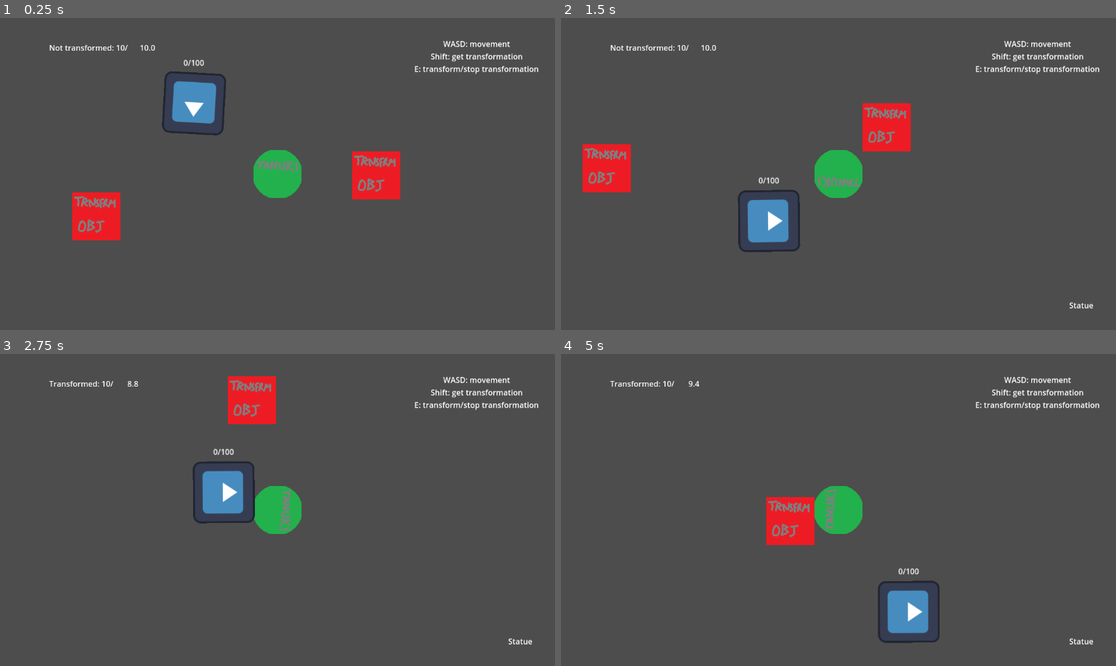
Above: before the commit, frames 1-4 (two rows, left to right).
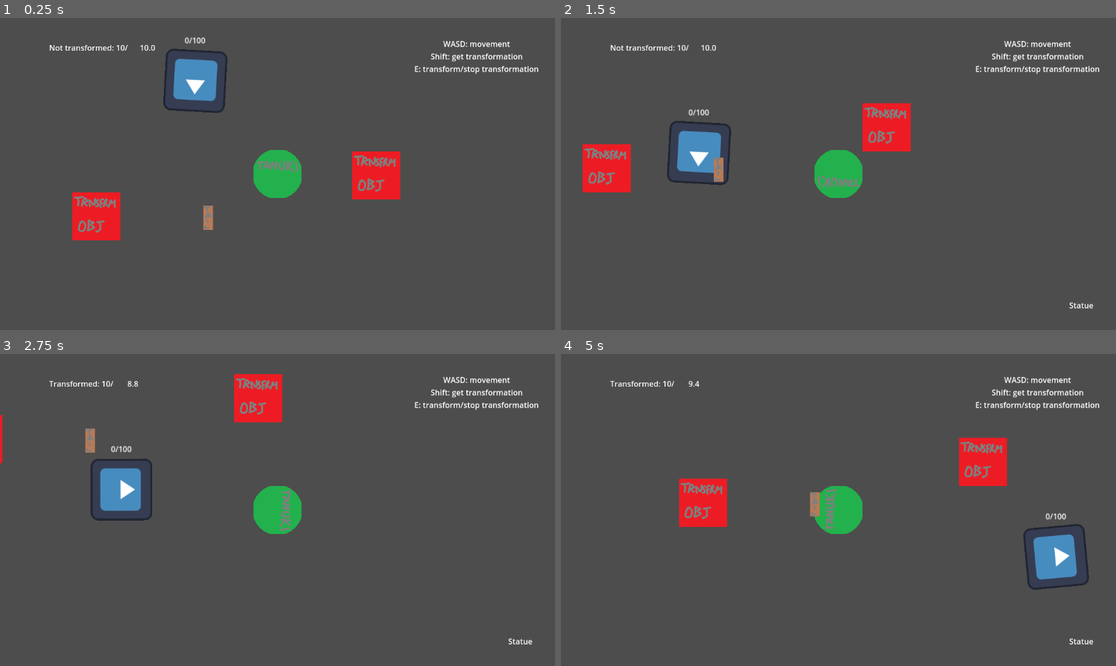
Above: after the commit, the same moments.

Repository: FinalExa/Tanuki
Game: Godot game, scene res://_Scenes/player_transform_test.tscn
Two runs of this game, one before a commit and one after it. Both use one fixed random seed, a clock stepped at 60 frames per second and the inputs below. The engine's default icon, where the game draws it, is replaced by a stand-in: a white triangle on a blue panel in a dark square.
Inputs:
- Up to frame 1 (0.25 s): no input
- Up to frame 2 (1.5 s): hold D (right) 0.53-1.28 s; tap E (transformation) at 0.6 s; hold S (down) from 1.28 s (still down); tap Shift (interact) at 1.35 s
- Up to frame 3 (2.75 s): tap E (transformation) at 1.55, 2.1 s; release S (down) at 2.03 s; hold D (right) from 2.03 s (still down)
- Up to frame 4 (5 s): release D (right) at 2.78 s; hold W (up) 2.78-3.53 s; tap E (transformation) at 2.85, 3.8, 4.35 s; hold A (left) from 3.53 s (still down); tap Shift (interact) at 3.6 s

The runs differ from the first frame. In frame 1, 1.7% of the frame differs, in the area x 29-41%, y 6-68%; in frame 2, 2.8%; in frame 3, 3.7%; in frame 4, 6.9%, in the area x 21-96%, y 26-93%.

Commit message:
Enemy check dividing the various cases when he sees the player

Diff:
--- a/Enemies/Scripts/GuardCheck.gd
+++ b/Enemies/Scripts/GuardCheck.gd
@@ -6,7 +6,6 @@
 @export var playerOrTailIsSeenMultiplier: float
 @export var playerOrTailIsNotSeenMultiplier: float
 @export var distanceMultiplier: float
-@export var rayLength: float
 @export var rayTargets: Array[Node2D]
 var currentAlertValue: float
 var checkWithRayCast: bool
@@ -18,7 +17,7 @@
 	send_alert_value()
 
 func _physics_process(delta):
-	check_for_player_with_raycast()
+	check_for_player_with_raycast(delta)
 
 func reset_alert_value():
 	currentAlertValue = 0
@@ -27,15 +26,7 @@
 func send_alert_value():
 	guardAlertValue.updateValue(currentAlertValue, maxAlertValue)
 
-func _on_body_entered(body):
-	if (body == controllerRef.characterRef):
-		checkWithRayCast = true
-
-func _on_body_exited(body):
-	if (body == controllerRef.characterRef):
-		checkWithRayCast = false
-
-func check_for_player_with_raycast():
+func check_for_player_with_raycast(delta):
 	if (checkWithRayCast == true):
 		var space_state = get_world_2d().direct_space_state
 		for i in rayTargets.size():
@@ -44,6 +35,31 @@
 			var query = PhysicsRayQueryParameters2D.create(controllerRef.position, rayTargets[i].global_position)
 			var result = space_state.intersect_ray(query)
 			if (result && result != { } && result.collider == controllerRef.characterRef):
-				print("Ciao!")
-				checkWithRayCast = false
+				determine_suspicion_type(result.collider, delta)
 				break
+
+func determine_suspicion_type(target, delta):
+	if (target == controllerRef.characterRef):
+		if(target.transformationChangeRef.isTransformed == false):
+			print("visible player")
+		else:
+			print(str("player trasformed into ", target.transformationChangeRef.currentTransformationName))
+			if (target.velocity != Vector2.ZERO):
+				print("player transformed and moving")
+			else:
+				print ("player transformed and still")
+				# section for the check to see if the player is trasformed inside a "wrong" zone
+	else:
+		if (target == controllerRef.characterRef.tailRef):
+			print("visible tail")
+		else:
+			print("no conditions fullfilled")
+
+
+func _on_body_entered(body):
+	if (body == controllerRef.characterRef):
+		checkWithRayCast = true
+
+func _on_body_exited(body):
+	if (body == controllerRef.characterRef):
+		checkWithRayCast = false
--- a/Enemies/Scripts/GuardMovement.gd
+++ b/Enemies/Scripts/GuardMovement.gd
@@ -3,14 +3,15 @@
 
 signal reached_destination
 
+@export var bodyRef: CharacterBody2D
+@export var navigation_agent: NavigationAgent2D
+
 @export var movement_speed = 0
 var target: Node2D
-@export var bodyRef: CharacterBody2D
 @export var pathDesiredDistance = 0
 @export var targetDesiredDistance = 0
 var readyToMove: bool
 
-@export var navigation_agent: NavigationAgent2D
 
 func _ready():
 	navmeshStartup()
--- a/Enemies/guard.tscn
+++ b/Enemies/guard.tscn
@@ -22,11 +22,11 @@
 
 [node name="GuardMovement" type="Node" parent="." node_paths=PackedStringArray("bodyRef", "navigation_agent")]
 script = ExtResource("1_lv0fd")
-movement_speed = 400
 bodyRef = NodePath("..")
+navigation_agent = NodePath("../NavigationAgent2D")
+movement_speed = 200
 pathDesiredDistance = 4
 targetDesiredDistance = 4
-navigation_agent = NodePath("../NavigationAgent2D")
 
 [node name="GuardPatrol" type="Node" parent="." node_paths=PackedStringArray("guardController", "guardMovement", "guardRotator")]
 script = ExtResource("4_amsnv")
--- a/PlayerCharacter/PlayerCharacter.tscn
+++ b/PlayerCharacter/PlayerCharacter.tscn
@@ -11,9 +11,11 @@
 [sub_resource type="CircleShape2D" id="CircleShape2D_nxjry"]
 radius = 50.01
 
-[node name="PlayerCharacter" type="CharacterBody2D"]
+[node name="PlayerCharacter" type="CharacterBody2D" node_paths=PackedStringArray("tailRef", "transformationChangeRef")]
 collision_layer = 11
 script = ExtResource("1_0akyq")
+tailRef = NodePath("Rotator/TransformationChange/Tail")
+transformationChangeRef = NodePath("Rotator/TransformationChange")
 
 [node name="Camera2D" type="Camera2D" parent="."]
 
@@ -39,13 +41,14 @@
 transformationLockDuration = 1
 
 [node name="Tail" parent="Rotator/TransformationChange" instance=ExtResource("4_yivsb")]
+position = Vector2(0, 72)
 
-[node name="Movement" type="Node2D" parent="Rotator"]
+[node name="Movement" type="Node2D" parent="Rotator" node_paths=PackedStringArray("rigidbodyRef")]
 script = ExtResource("1_7j0ss")
+rigidbodyRef = NodePath("../..")
 accelerationPerSecond = 700
 defaultMaxSpeed = 500
 
-[connection signal="set_body_ref" from="." to="Rotator/Movement" method="_on_player_character_set_body_ref"]
 [connection signal="set_temp_trs" from="." to="Rotator/TransformationChange" method="_on_player_character_set_temp_trs"]
 [connection signal="unset_temp_trs" from="." to="Rotator/TransformationChange" method="_on_player_character_unset_temp_trs"]
 [connection signal="change_speed" from="Rotator/TransformationChange" to="Rotator/Movement" method="_on_transformation_change_change_speed"]
--- a/PlayerCharacter/Scripts/PCMovement.gd
+++ b/PlayerCharacter/Scripts/PCMovement.gd
@@ -2,7 +2,7 @@
 
 signal movement_direction
 
-var rigidbodyRef
+@export var rigidbodyRef: CharacterBody2D
 @export var accelerationPerSecond = 0
 @export var defaultMaxSpeed = 0
 var currentMaxSpeed
@@ -35,11 +35,6 @@
 	set_current_speed(delta)
 	rigidbodyRef.move_and_slide()
 
-
-func _on_player_character_set_body_ref(body):
-	rigidbodyRef = body
-
-
 func _on_transformation_change_change_speed(receivedSpeed):
 	set_max_speed(receivedSpeed)
 
--- a/PlayerCharacter/Scripts/PlayerCharacter.gd
+++ b/PlayerCharacter/Scripts/PlayerCharacter.gd
@@ -1,13 +1,12 @@
 class_name PlayerCharacter
 extends CharacterBody2D
 
-signal set_body_ref
 signal set_temp_trs
 signal unset_temp_trs
 signal give_self_reference
 
-func _ready():
-	emit_signal("set_body_ref", self)
+@export var tailRef: Node2D
+@export var transformationChangeRef: TransformationChange
 
 func _on_transformation_object_set_trs_ready(trsName, speed, properties):
 	emit_signal("set_temp_trs", trsName, speed, properties)
--- a/PlayerCharacter/Scripts/TransformationChange.gd
+++ b/PlayerCharacter/Scripts/TransformationChange.gd
@@ -1,3 +1,4 @@
+class_name TransformationChange
 extends Node2D
 
 signal change_speed
@@ -15,7 +16,7 @@
 var currentTransformationSpeed
 var currentTransformationProperties
 
-var isTransformed
+var isTransformed: bool = false
 @export var transformationDuration = 0
 @export var tailActivationTime = 0
 @export var timeRefundOnReactivation = 0
--- a/PlayerCharacter/tail.tscn
+++ b/PlayerCharacter/tail.tscn
@@ -3,12 +3,13 @@
 [ext_resource type="Texture2D" uid="uid://b5u0mmv35267g" path="res://PlayerCharacter/Sprites/tail.png" id="1_lcwc3"]
 
 [sub_resource type="RectangleShape2D" id="RectangleShape2D_oqrom"]
+size = Vector2(20, 56)
 
 [node name="Tail" type="StaticBody2D"]
-position = Vector2(0, 75)
 collision_layer = 4
 
 [node name="CollisionShape2D" type="CollisionShape2D" parent="."]
+position = Vector2(0, 1)
 shape = SubResource("RectangleShape2D_oqrom")
 
 [node name="Sprite2D" type="Sprite2D" parent="."]
--- a/TransformationObjects/transformation_object.tscn
+++ b/TransformationObjects/transformation_object.tscn
@@ -11,6 +11,7 @@
 size = Vector2(144, 144)
 
 [node name="TransformationObject" type="StaticBody2D"]
+collision_layer = 3
 script = ExtResource("1_a53xs")
 transformedName = "Statue"
 transformedMaxSpeed = 300
@@ -23,7 +24,6 @@
 texture = ExtResource("1_qk2ye")
 
 [node name="TriggerArea" type="Area2D" parent="."]
-collision_layer = 2
 script = ExtResource("3_k167w")
 
 [node name="CollisionShape2D" type="CollisionShape2D" parent="TriggerArea"]
--- a/_Scenes/player_transform_test.tscn
+++ b/_Scenes/player_transform_test.tscn
@@ -1,8 +1,9 @@
-[gd_scene load_steps=5 format=3 uid="uid://d34wwl7yqbe5r"]
+[gd_scene load_steps=6 format=3 uid="uid://d34wwl7yqbe5r"]
 
 [ext_resource type="PackedScene" uid="uid://dvqsbkk55uw2f" path="res://PlayerCharacter/PlayerCharacter.tscn" id="1_lxk7a"]
 [ext_resource type="PackedScene" uid="uid://dkix8gwtvv1ki" path="res://TransformationObjects/transformation_object.tscn" id="2_67gti"]
 [ext_resource type="PackedScene" uid="uid://bemukmxeqw8vh" path="res://Enemies/Guard.tscn" id="3_kj1fg"]
+[ext_resource type="PackedScene" uid="uid://8kq357xda744" path="res://PlayerCharacter/tail.tscn" id="4_b08f8"]
 
 [sub_resource type="NavigationPolygon" id="NavigationPolygon_71oav"]
 vertices = PackedVector2Array(576, 320, -576, 320, -576, -320, 576, -320)
@@ -41,6 +42,9 @@
 [node name="ThirdCheckPoint" type="Node2D" parent="."]
 position = Vector2(-360, -200)
 
+[node name="Tail" parent="." instance=ExtResource("4_b08f8")]
+position = Vector2(-144, 91)
+
 [connection signal="give_self_reference" from="PlayerCharacter" to="Guard" method="_on_player_character_give_self_reference"]
 [connection signal="set_trs_notReady" from="TransformationObject" to="PlayerCharacter" method="_on_transformation_object_set_trs_not_ready"]
 [connection signal="set_trs_ready" from="TransformationObject" to="PlayerCharacter" method="_on_transformation_object_set_trs_ready"]
--- a/project.godot
+++ b/project.godot
@@ -55,4 +55,5 @@
 [layer_names]
 
 2d_physics/layer_2="Player"
+2d_physics/layer_3="Tail"
 2d_physics/layer_4="PlayerDetection"
